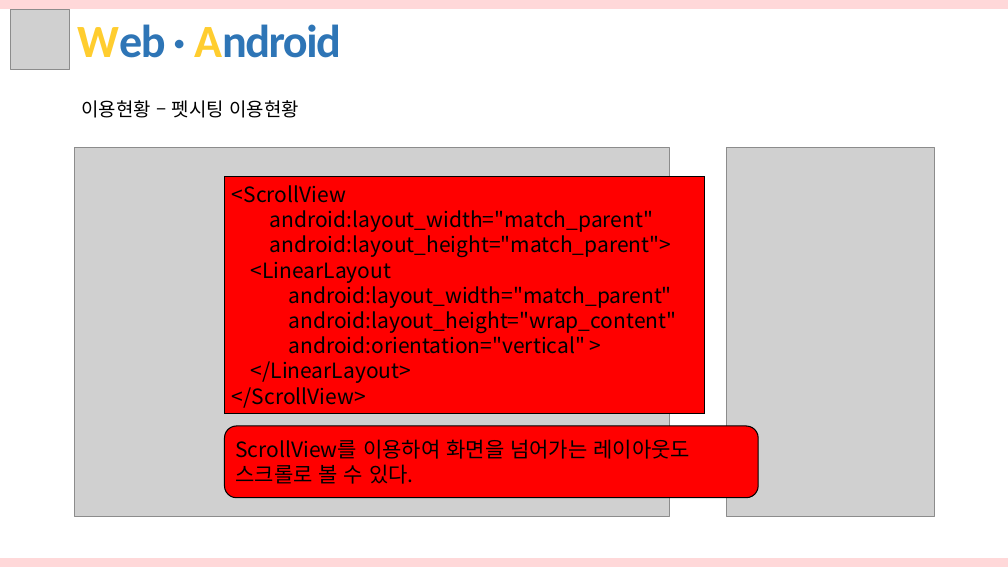
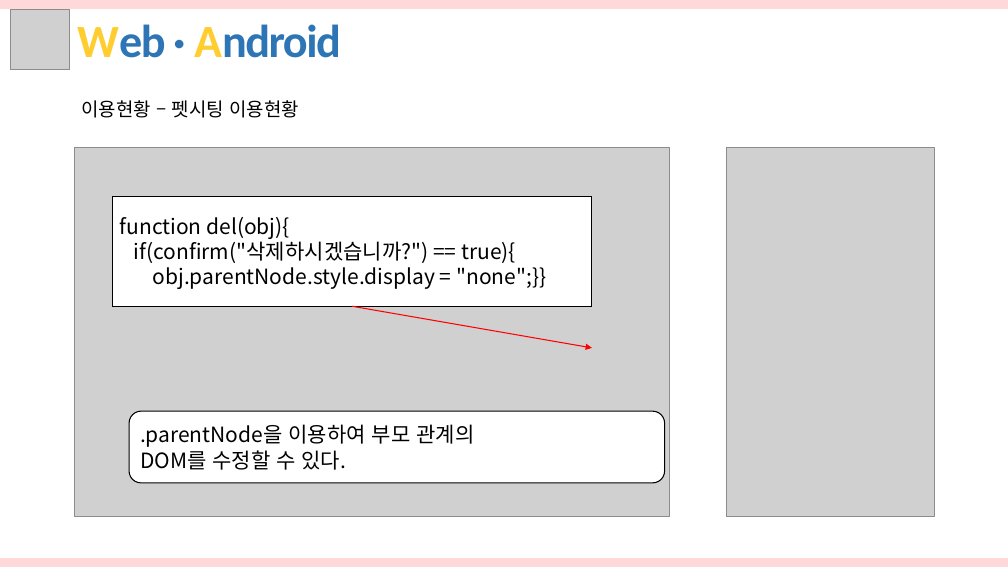
Before and after one commit to hhsw07/ezen-academy-projects, a slide deck: slide 5 of WebContent/hsw/3조 화면구현_hsw.pptx. Drawn at 1008x567 pixels with LibreOffice and Linux fonts; fonts in the diff are those of the drawing; grey boxes stand for pictures. Boxes give left, top, right and bottom in pixels: in the first picture for what was removed or moved away, otherwise in the second. Text is boxed around its words. In the diff, an @@ line names an element or a change of style, - is before the commit and + after.

```diff
--- a/WebContent/hsw/3조 화면구현_hsw.pptx
+++ b/WebContent/hsw/3조 화면구현_hsw.pptx
@@ rectangle "function del(obj){" at bbox=[112, 197, 592, 306]: fill #FF0000 to #FFFFFF @@
@@ rectangle "function del(obj){": place and size @@
-rectangle "function del(obj){" at bbox=[225, 176, 705, 414]
+rectangle "function del(obj){" at bbox=[112, 197, 592, 306]
@@ text in rectangle at bbox=[120, 217, 546, 289]: text changed @@
-<ScrollView
-android:layout_width="match_parent"
-android:layout_height="match_parent">
-<LinearLayout
-android:layout_width="match_parent"
-android:layout_height="wrap_content"
-android:orientation="vertical" >
-</LinearLayout>
-</ScrollView>
+function del(obj){
+if(confirm("삭제하시겠습니까?") == true){
+obj.parentNode.style.display = "none";}}
@@ arrow added from (352, 306) to (592, 348), #FF0000 1 pt @@
@@ rounded rectangle ".parentNode을 이용하여 부모 관계의": place and size @@
-rounded rectangle ".parentNode을 이용하여 부모 관계의" at bbox=[225, 426, 758, 498]
+rounded rectangle ".parentNode을 이용하여 부모 관계의" at bbox=[129, 411, 665, 483]
@@ rounded rectangle ".parentNode을 이용하여 부모 관계의" at bbox=[129, 411, 665, 483]: fill #FF0000 to #FFFFFF @@
@@ text in rounded rectangle at bbox=[140, 424, 474, 470]: text changed @@
-ScrollView를 이용하여 화면을 넘어가는 레이아웃도 스크롤로 볼 수 있다.
+.parentNode을 이용하여 부모 관계의
+DOM를 수정할 수 있다.
```
Also in this commit, not shown: 2 other slides changed, 7 other files.
